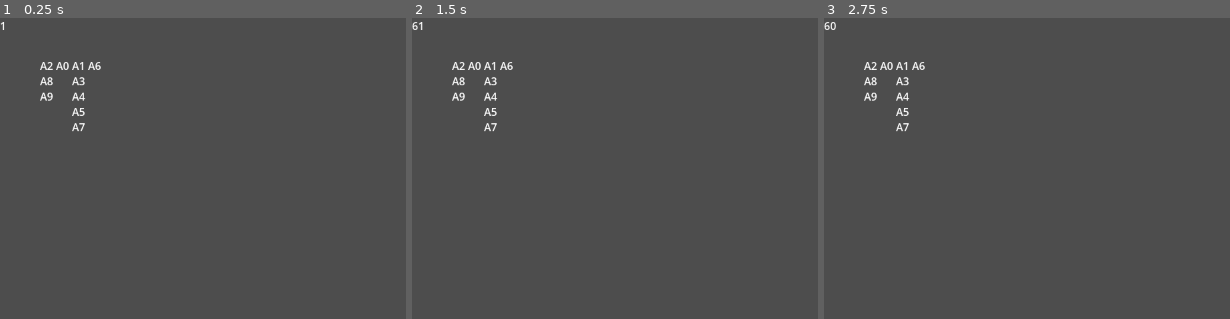
Above: before the commit, frames 1-3 (left to right).
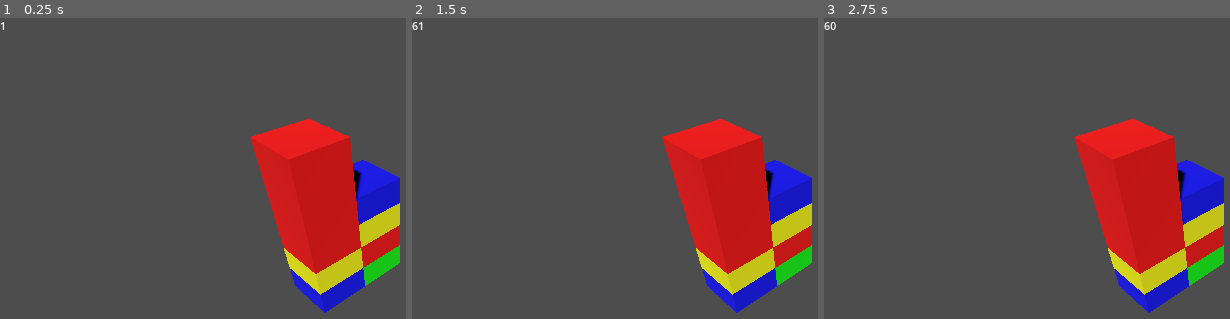
Above: after the commit, the same moments.

Repository: Pe3Hu/raupatu
Game: Godot game, scene res://scenes/game/Game.tscn
Same seed, same stepped clock (60 frames per second), same inputs: the game is played once before the commit and once after it.
Inputs (mouse positions are in pixels of both pictures, inside the frame that each line leads up to):
- Up to frame 1 (0.25 s): no input
- Up to frame 2 (1.5 s): tap Enter at 0.5 s; move the mouse to (outside the picture) at 0.52 s; click (outside the picture) at 0.67 s; move the mouse to (651, 309) at 1.27 s; click (651, 309) at 1.42 s
- Up to frame 3 (2.75 s): tap Space at 2 s; move the mouse to (outside the picture) at 2.02 s; click (outside the picture) at 2.17 s

The runs differ from the first frame. In frame 1, 16% of the frame differs, in the area x 9-99%, y 14-99%; in frame 2, 16%; in frame 3, 16%.

Commit message:
version 0.00331
1. Pfeiler and Saal classes rework

Diff:
--- /dev/null
+++ b/scenes/3/cube/cube.gd
@@ -0,0 +1,51 @@
+extends MeshInstance3D
+
+
+func set_vertices() -> void:
+	var a := Vector3(0, 0.5, 0)
+	var b := Vector3(1, 0.5, 0)
+	var c := Vector3(1, 0, 0)
+	var d := Vector3(0, 0, 0)
+	var e := Vector3(0, 0.5, 1)
+	var f := Vector3(1, 0.5, 1)
+	var g := Vector3(1, 0, 1)
+	var h := Vector3(0, 0, 1)
+
+	var vertices := [   # faces
+		b,a,d,  b,d,c,  # N
+		e,f,g,  e,g,h,  # S
+		a,e,h,  a,h,d,  # W
+		f,b,c,  f,c,g,  # E
+		a,b,f,  a,f,e,  # T
+		h,g,c,  h,c,d,  # B
+	]
+
+	var color = Color.RED
+	var colors := []
+
+	for i in range(vertices.size()):
+		colors.append(color)
+
+	mesh = ArrayMesh.new()
+
+	var arrays := []
+	arrays.resize(Mesh.ARRAY_MAX)
+	arrays[Mesh.ARRAY_VERTEX] = PackedVector3Array(vertices)
+	arrays[Mesh.ARRAY_COLOR] = PackedColorArray(colors)
+
+	var material = StandardMaterial3D.new()
+	material.vertex_color_use_as_albedo = true
+	#material.albedo_color = color
+	mesh.surface_set_material(0, material)
+	mesh.add_surface_from_arrays(Mesh.PRIMITIVE_TRIANGLES, arrays)
+
+	Global.node.game.add_child(self)
+
+
+func set_color(color_) -> void:
+	#mesh.material.vertex_color_use_as_albedo = true
+	mesh.material.albedo_color = color_
+
+
+func update_position(position_) -> void:
+	position = position_+mesh.size*0.5
--- /dev/null
+++ b/scenes/3/cube/cube.tscn
@@ -0,0 +1,11 @@
+[gd_scene load_steps=3 format=3 uid="uid://bib3fv5e3om3j"]
+
+[ext_resource type="Script" path="res://scenes/3/cube/cube.gd" id="1_pim1t"]
+
+[sub_resource type="BoxMesh" id="BoxMesh_5o3q7"]
+size = Vector3(1, 0.5, 1)
+
+[node name="Cube" type="MeshInstance3D"]
+transform = Transform3D(1, 0, 0, 0, 1, 0, 0, 0, 1, 0.5, 0.25, 0.5)
+mesh = SubResource("BoxMesh_5o3q7")
+script = ExtResource("1_pim1t")
--- a/scenes/game/Game.gd
+++ b/scenes/game/Game.gd
@@ -1,4 +1,4 @@
-extends Control
+extends Node3D
 
 
 func _ready():
--- a/scenes/game/Game.tscn
+++ b/scenes/game/Game.tscn
@@ -2,16 +2,17 @@
 
 [ext_resource type="Script" path="res://scenes/game/Game.gd" id="1_diwvi"]
 
-[node name="Game" type="Control"]
-layout_mode = 3
-anchors_preset = 15
-anchor_right = 1.0
-anchor_bottom = 1.0
-grow_horizontal = 2
-grow_vertical = 2
+[node name="Game" type="Node3D"]
 script = ExtResource("1_diwvi")
 
 [node name="FPS" type="Label" parent="."]
-layout_mode = 0
 offset_right = 40.0
 offset_bottom = 23.0
+
+[node name="DirectionalLight3D" type="DirectionalLight3D" parent="."]
+transform = Transform3D(0.707107, -0.5, 0.5, 0, 0.707107, 0.707107, -0.707107, -0.5, 0.5, 5, 5, 5)
+shadow_enabled = true
+
+[node name="Camera3D" type="Camera3D" parent="."]
+transform = Transform3D(0.707107, -0.5, 0.5, 0, 0.707107, 0.707107, -0.707107, -0.5, 0.5, 5, 5, 5)
+current = true
--- a/scripts/Classes_3.gd
+++ b/scripts/Classes_3.gd
@@ -5,110 +5,118 @@
 class Fehler:
 	var num = {}
 	var obj = {}
-	var scene = {}
+	var mesh = {}
+	var color = {}
 
 
 	func _init(input_) -> void:
 		num.index = Global.num.index.fehler
 		Global.num.index.fehler += 1
 		obj.bienenstock = input_.bienenstock
-		obj.zeitspanne = null
-		init_scene()
+		obj.pfeiler = null
+		init_mesh()
 
 
-	func init_scene() -> void:
-		scene.myself = Global.scene.fehler.instantiate()
-		var text = "A"+str(num.index)
-		scene.myself.set_label_text(text)
+	func init_mesh() -> void:
+		mesh.cube = MeshInstance3D.new()
+		mesh.cube.mesh = BoxMesh.new()
+		mesh.cube.mesh.size.y = 0.5
+
+		var material = StandardMaterial3D.new()
+		material.vertex_color_use_as_albedo = true
+		mesh.cube.mesh.surface_set_material(0, material)
+		var color_name = Global.get_random_element(Global.arr.color)
+		color.cube = Color.from_string(color_name, "Black")
+		print(color_name)
+		mesh.cube.mesh.material.albedo_color = color.cube
+		Global.node.game.add_child(mesh.cube)
 
 
-#период времени
-class Zeitspanne:
+	func update_position() -> void:
+		var position = obj.pfeiler.vec.grid
+		position.y += obj.pfeiler.arr.fehler.find(self)*0.5
+		mesh.cube.position = position+mesh.cube.mesh.size*0.5
+
+
+#столб
+class Pfeiler:
+	var vec = {}
 	var obj = {}
 	var arr = {}
 	var scene = {}
 
 
 	func _init(input_) -> void:
-		obj.zeitleiste = input_.zeitleiste
+		vec.grid = Vector3(input_.width, 0, input_.depth)
+		obj.saal = input_.saal
 		arr.fehler = []
-		init_scene()
-
-
-	func init_scene() -> void:
-		scene.myself = Global.scene.zeitspanne.instantiate()
-		obj.zeitleiste.scene.myself.add_child(scene.myself)
-		Global.node.game.add_child(scene.myself)
 
 
 	func add_fehler(fehler_) -> void:
-		if fehler_.obj.zeitspanne != null:
-			fehler_.obj.zeitspanne.remove_fehler(fehler_)
+		if fehler_.obj.pfeiler != null:
+			fehler_.obj.pfeiler.remove_fehler(fehler_)
 
 		arr.fehler.append(fehler_)
-		scene.myself.add_child(fehler_.scene.myself)
+		fehler_.obj.pfeiler = self
+		fehler_.update_position()
 
 
 	func remove_fehler(fehler_) -> void:
 		arr.fehler.erase(fehler_)
 
 
-#временная шкала
-class Zeitleiste:
+#зал
+class Saal:
 	var num = {}
 	var obj = {}
-	var dict = {}
+	var arr = {}
 	var scene = {}
 
 
 	func _init(input_) -> void:
+		num.height = input_.height
+		num.width = input_.width
+		num.depth = input_.depth
 		obj.bienenstock = input_.bienenstock
-		num.zeitspannes = input_.zeitspannes
-		init_scene()
-		init_zeitspannes()
+		init_pfeilers()
 
 
-	func init_scene() -> void:
-		scene.myself = Global.scene.zeitleiste.instantiate()
-		Global.node.game.add_child(scene.myself)
+	func init_pfeilers() -> void:
+		arr.pfeiler = []
 
+		for _i in num.width:
+			arr.pfeiler.append([])
 
-	func init_zeitspannes() -> void:
-		dict.zeitspanne = {}
-
-		for _i in num.zeitspannes:
-			var input = {}
-			input.index = _i
-			input.zeitleiste = self
-			dict.zeitspanne[_i] = Classes_3.Zeitspanne.new(input)
-
-
-#взломщик
-class Einbrecher:
-	var obj = {}
-
-
-	func _init(input_) -> void:
-		obj.notizbuch = input_.notizbuch
-		obj.chiffre = input_.chiffre
+			for _j in num.depth:
+				var input = {}
+				input.width = _j
+				input.depth = _i
+				input.saal = self
+				arr.pfeiler[_i].append(Classes_3.Pfeiler.new(input))
 
 
 #улей
 class Bienenstock:
 	var obj = {}
 	var arr = {}
+	var scene = {}
 
 
 	func _init() -> void:
-		init_zeitleiste()
+		init_saal()
 		init_fehlers()
+		scene.myself = Global.scene.cube.instantiate()
+
+		#scene.myself.set_vertices()
 
 
-	func init_zeitleiste() -> void:
+	func init_saal() -> void:
 		var input = {}
-		input.zeitspannes = 4
+		input.height = 10
+		input.width = 3
+		input.depth = 7
 		input.bienenstock = self
-		obj.zeitleiste = Classes_3.Zeitleiste.new(input)
+		obj.saal = Classes_3.Saal.new(input)
 
 
 	func init_fehlers() -> void:
@@ -121,7 +129,6 @@
 			var fehler = Classes_3.Fehler.new(input)
 			arr.fehler.append(fehler)
 
-			var index = Global.get_random_element(obj.zeitleiste.dict.zeitspanne.keys())
-			#var index = 1
-			var zeitspanne = obj.zeitleiste.dict.zeitspanne[index]
-			zeitspanne.add_fehler(fehler)
+			#var pfeiler = obj.saal.arr.pfeiler[0][0]
+			var pfeilers = Global.get_random_element(obj.saal.arr.pfeiler)
+			pfeilers[0].add_fehler(fehler)
--- a/scripts/Global.gd
+++ b/scripts/Global.gd
@@ -102,6 +102,7 @@
 	scene.fehler = load("res://scenes/3/fehler/Fehler.tscn")
 	scene.zeitspanne = load("res://scenes/3/zeitspanne/Zeitspanne.tscn")
 	scene.zeitleiste = load("res://scenes/3/zeitleiste/Zeitleiste.tscn")
+	scene.cube = load("res://scenes/3/cube/cube.tscn")
 
 
 func _ready() -> void:
